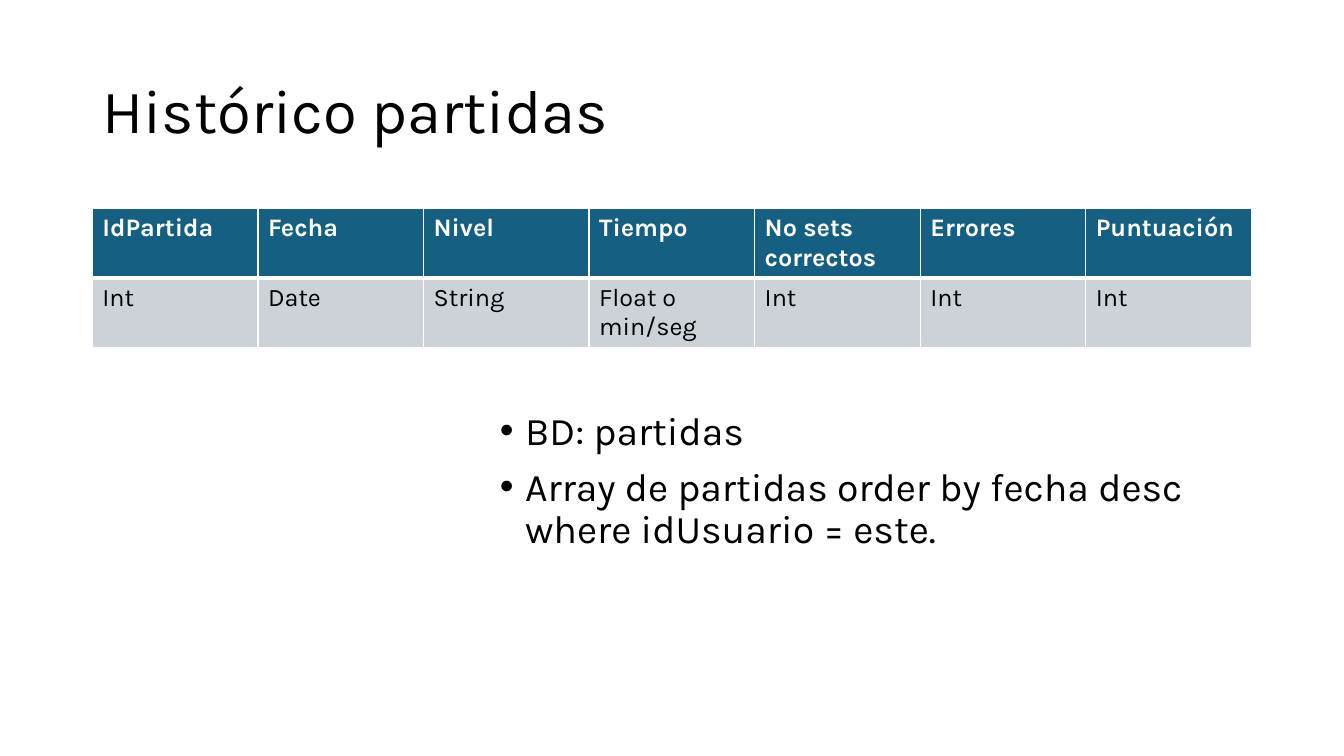
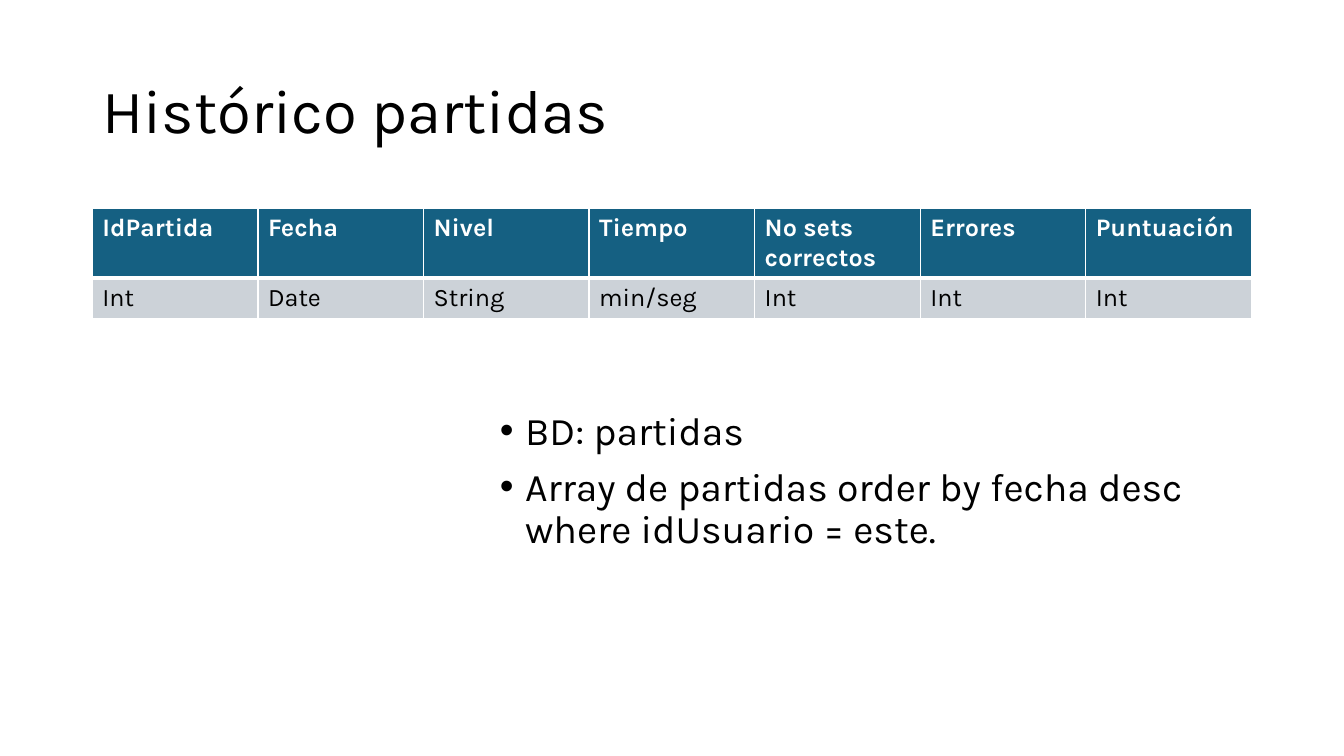
Before and after one commit to shertas/ProyectoDAW, a slide deck: slide 6 of Fronted proyecto.pptx. Drawn at 1344x756 pixels with LibreOffice and Linux fonts; fonts in the diff are those of the drawing. Boxes give left, top, right and bottom in pixels: in the first picture for what was removed or moved away, otherwise in the second. Text is boxed around its words. In the diff, an @@ line names an element or a change of style, - is before the commit and + after.

```diff
--- a/Fronted proyecto.pptx
+++ b/Fronted proyecto.pptx
@@ table at (93, 209, 1250, 321) @@
-row 2, column 4: Float o min/seg
+row 2, column 4: min/seg
```
Also in this commit, not shown: 3 other slides changed, 1 slide added.
